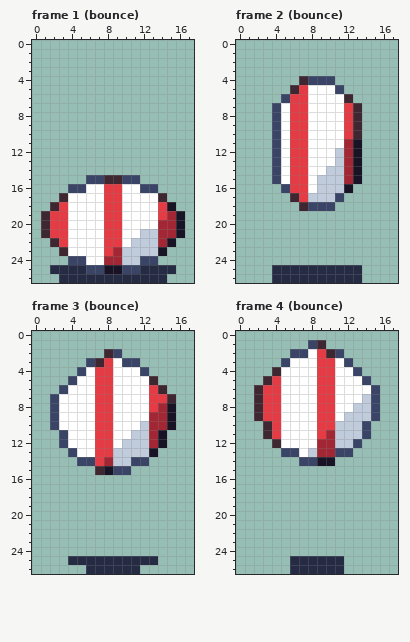
One commit to this pixel-art file: art/hazards/ball-bounce@75.aseprite. Above, as it was before the edit.
18x27 pixels, 6 frames. Shown: frame 1 (bounce), frame 2 (bounce), frame 3 (bounce), frame 4 (bounce). The commit also changed other frames, which this record leaves out.
After:
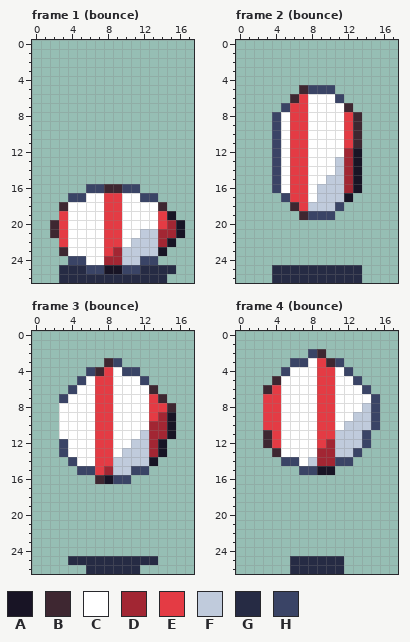
Palette (. is transparent): A #181425  B #3e2731  C #ffffff  D #a22633  E #e43b44  F #c0cbdc  G #262b44  H #3a4466
Edits made:
Changed rows in their new state; - is an unchanged pixel.
Frame 1 (bounce):
first column x 1:
15 -----......-----
16 ---..HHBBHH..---
17 --.HH------HH.--
18 -.B----------B.-
19 ..------------A.
20 .B-----------E--
21 .B--------------
22 -.--------------
25 -.--------------
Frame 2 (bounce):
first column x 4:
 4 ---....---
 5 --.BHHH.--
 6 -.B----H.-
 7 .H------B.
first column x 4:
11 --------EB
12 -------C--
14 ------C---
15 -----C----
16 HC------DA
17 -HE-C--FA-
18 --BEFFFH--
19 ---BHHH---
Frame 3 (bounce):
first column x 2:
 2 ------..------
 3 ----..BH..----
 4 ---.HB--HH.---
 5 --.H------H.--
 6 -.H--------B.-
 7 .H----------B.
 8 .-----------EB
 9 .----------E--
10 .---------C---
11 -C-------C--DA
12 --------C-----
13 -HC----C---DA-
14 --HCC-E--FFA--
15 ---HHEDFFHH---
16 -----BAHH-----
Frame 4 (bounce):
first column x 2:
 1 ------..------
 2 ----..HB..----
 3 ---.HH--BH.---
 4 --.H------H.--
 5 -.B--------H.-
 6 .B----------H.
 7 .-----------C-
 8 .----------C--
 9 .---------C---
10 -E-------C--FH
11 --------E-----
12 -BE----E---FH-
13 --BCC-C--FFH--
14 ---HHCFDDHH---
15 -----HHAA-----
Pixel boxes of the changes (left, top, right, bottom) in both pictures:
changed: (41, 175, 185, 274)
changed: (272, 76, 362, 220)
changed: (50, 349, 176, 484)
changed: (254, 340, 380, 475)
